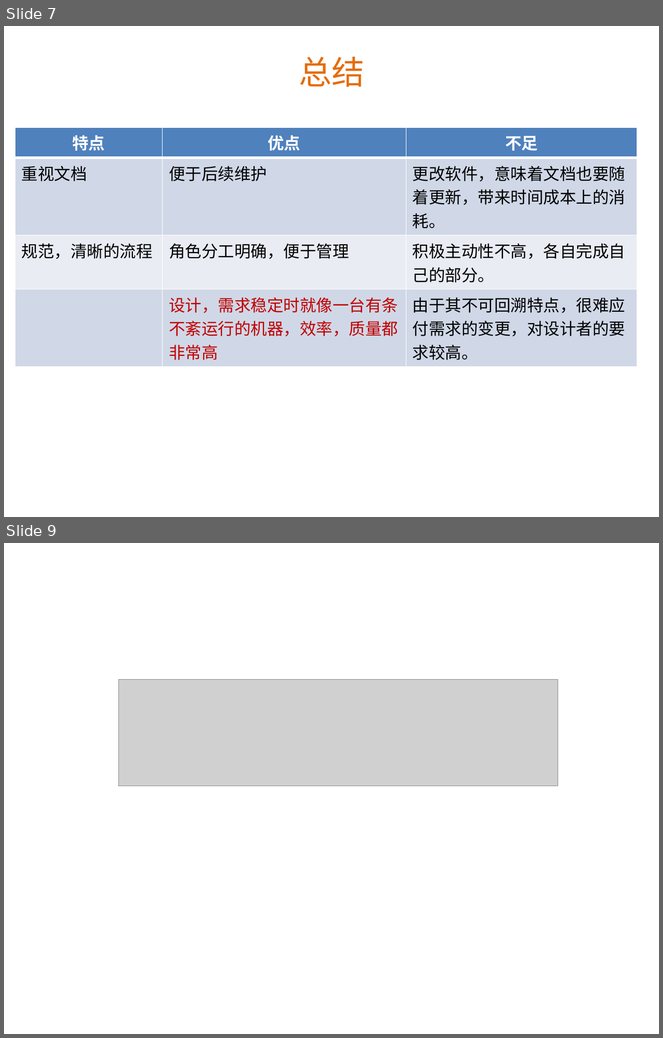
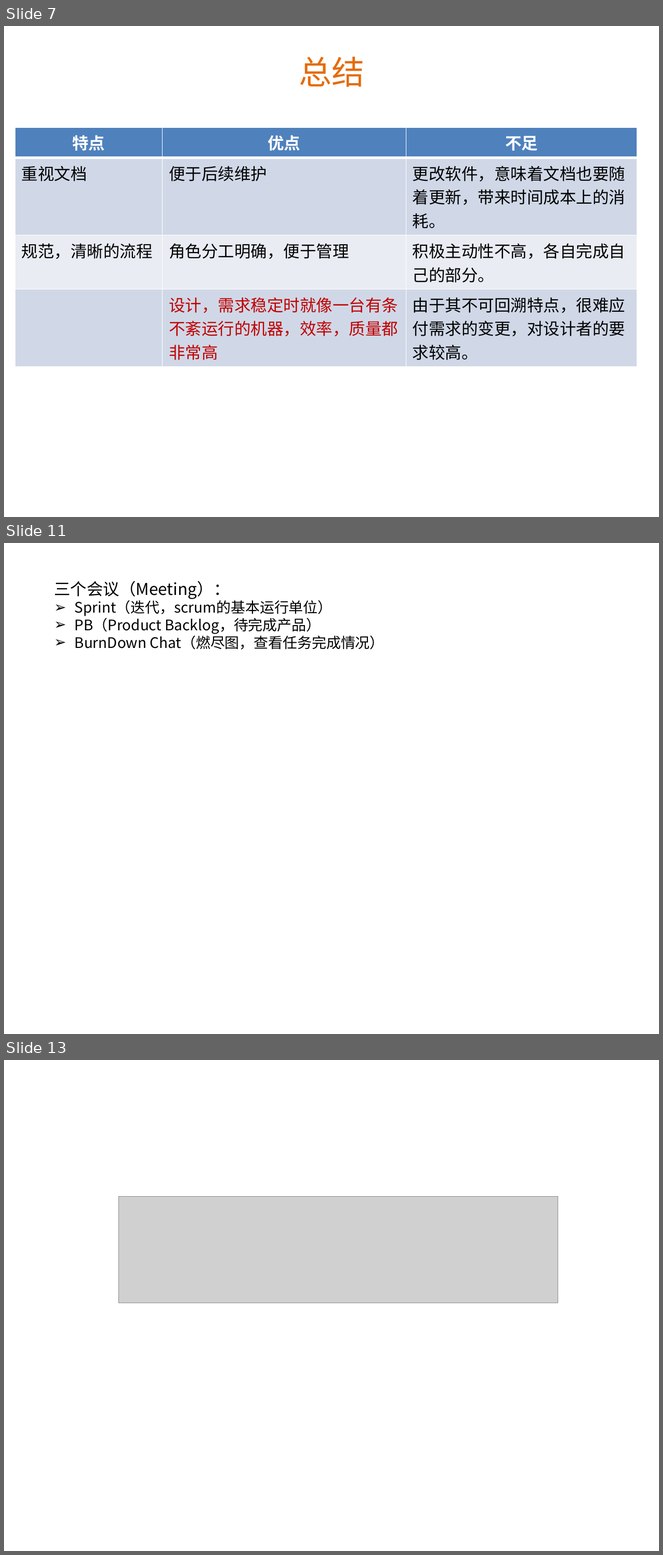
Before and after one commit to Benguan/document, a slide deck: 上大培训：scrum和vs2012 部分.pptx. Shown one above the other, each under a label of ours: slides 7 and 9 before the commit, slides 7, 11 and 13 after it; the slides between them are not shown. The pictures are 663x1038 and 663x1555 pixels, drawn with LibreOffice and Linux fonts; fonts in the diff are those of the drawing; grey boxes stand for pictures; background and template pictures are left out. Boxes give left, top, right and bottom in pixels: in the first picture for what was removed or moved away, otherwise in the second. Text is boxed around its words. In the diff, an @@ line names an element or a change of style, - is before the commit and + after.

```diff
--- a/上大培训：scrum和vs2012 部分.pptx
+++ b/上大培训：scrum和vs2012 部分.pptx
@@ slide 11 added at (4, 543, 659, 1034), background picture (left out) @@
@@ text added at (54, 581, 385, 650), 16 pt, text #000000 @@
+三个会议（Meeting）：
+➢ Sprint（迭代，scrum的基本运行单位）
+➢ PB（Product Backlog，待完成产品）
+➢ BurnDown Chat（燃尽图，查看任务完成情况）
@@ what was slide 9 is now slide 13 @@
```
Also in this commit, not shown: 2 slides changed, 3 other slides added.
